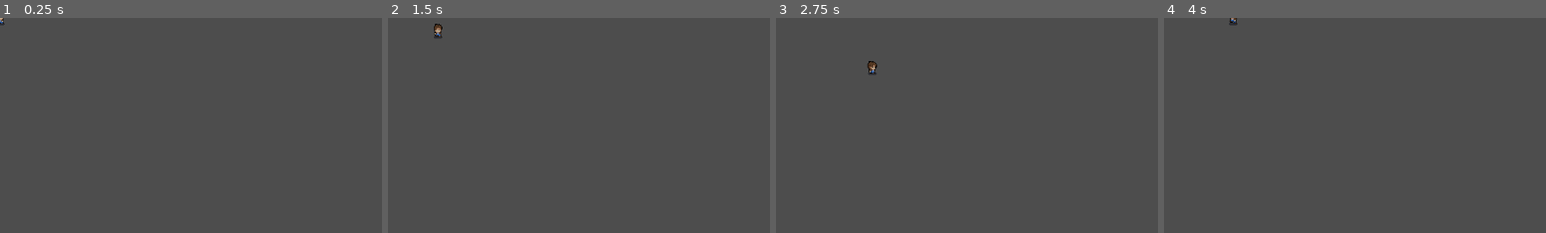
Above: before the commit, frames 1-4 (left to right).
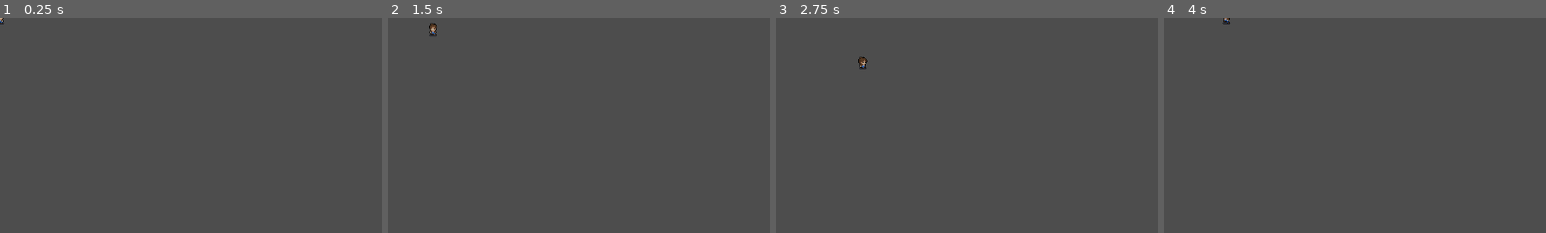
Above: after the commit, the same moments.

Repository: SynKolbasyn/Renaissance_2
Game: Godot game, scene res://scenes/world/world.tscn
Two runs of this game, one before a commit and one after it. Both use one fixed random seed, a clock stepped at 60 frames per second and the inputs below. Before the commit the project starts from res://scenes/player/player.tscn.
Inputs (mouse positions are % of the whole screen's width and height, from its top left):
- Up to frame 1 (0.25 s): no input
- Up to frame 2 (1.5 s): tap Enter at 0.5 s; move the mouse to (72, 45) at 0.52 s; press the mouse at (72, 45) at 0.53 s; hold D (move_right) 0.53-1.28 s; tap Space at 1.25 s; move the mouse to (30, 55) at 1.27 s; release the mouse at (30, 55) at 1.28 s; hold S (move_down) from 1.28 s (still down); click (30, 55) at 1.35 s
- Up to frame 3 (2.75 s): tap Enter at 2 s; move the mouse to (60, 28) at 2.02 s; release S (move_down) at 2.03 s; press the mouse at (60, 28) at 2.03 s; hold D (move_right) from 2.03 s (still down)
- Up to frame 4 (4 s): move the mouse to (45, 70) at 2.77 s; release D (move_right) at 2.78 s; release the mouse at (45, 70) at 2.78 s; hold W (move_up) 2.78-3.53 s; click (45, 70) at 2.85 s; move the mouse to (80, 65) at 3.52 s; press the mouse at (80, 65) at 3.53 s; hold A (move_left) from 3.53 s (still down)
The pictures show only the part of the screen within x 0-50%, y 0-50%; the shares and areas given below are measured in that part.
In our replay, the window is 799x449 before the commit and 800x450 after it. These sizes can differ from the game's own. Grey fills any space a smaller window leaves; there, only what the larger window draws over its background counts as a difference.

The runs differ from the first frame. In frame 1, less than 0.1% of the frame differs, in the area x 0-2%, y 0-4%; in frame 2, 0.2%; in frame 3, 0.2%, in the area x 21-27%, y 18-27%; in frame 4, 0.1%.

Commit message:
feat: Updated player's animations

Diff:
--- a/project.godot
+++ b/project.godot
@@ -11,9 +11,16 @@
 [application]
 
 config/name="Renaissance_2"
-run/main_scene="res://scenes/player/player.tscn"
+config/version="0.0.1"
+run/main_scene="res://scenes/world/world.tscn"
 config/features=PackedStringArray("4.2", "GL Compatibility")
 config/icon="res://icon.svg"
+
+[display]
+
+window/size/viewport_width=1280
+window/size/viewport_height=720
+window/size/mode=3
 
 [input]
 
@@ -37,9 +44,20 @@
 "events": [Object(InputEventKey,"resource_local_to_scene":false,"resource_name":"","device":-1,"window_id":0,"alt_pressed":false,"shift_pressed":false,"ctrl_pressed":false,"meta_pressed":false,"pressed":false,"keycode":0,"physical_keycode":83,"key_label":0,"unicode":115,"echo":false,"script":null)
 ]
 }
+attack={
+"deadzone": 0.5,
+"events": [Object(InputEventMouseButton,"resource_local_to_scene":false,"resource_name":"","device":-1,"window_id":0,"alt_pressed":false,"shift_pressed":false,"ctrl_pressed":false,"meta_pressed":false,"button_mask":1,"position":Vector2(146, 10),"global_position":Vector2(150, 51),"factor":1.0,"button_index":1,"canceled":false,"pressed":true,"double_click":false,"script":null)
+]
+}
+menu={
+"deadzone": 0.5,
+"events": [Object(InputEventKey,"resource_local_to_scene":false,"resource_name":"","device":-1,"window_id":0,"alt_pressed":false,"shift_pressed":false,"ctrl_pressed":false,"meta_pressed":false,"pressed":false,"keycode":0,"physical_keycode":4194305,"key_label":0,"unicode":0,"echo":false,"script":null)
+]
+}
 
 [rendering]
 
 textures/canvas_textures/default_texture_filter=0
 renderer/rendering_method="gl_compatibility"
 renderer/rendering_method.mobile="gl_compatibility"
+textures/vram_compression/import_etc2_astc=true
--- a/scenes/player/player.gd
+++ b/scenes/player/player.gd
@@ -2,7 +2,8 @@
 
 
 @export var speed = 100
-var screen_size
+var screen_size: Vector2
+var direction: String = "down"
 
 
 func _ready():
@@ -11,32 +12,38 @@
 
 func _process(delta):
 	var vel = Vector2.ZERO
-	var animation = ""
+	var animation: String = "run_"
 
 
 	if Input.is_action_pressed("move_left"):
 		vel.x -= 1
 		$AnimatedSprite2D.flip_h = true
-		animation = "run_side"
+		direction = "side"
+
 	if Input.is_action_pressed("move_right"):
 		vel.x += 1
 		$AnimatedSprite2D.flip_h = false
-		animation = "run_side"
+		direction = "side"
+
 	if Input.is_action_pressed("move_up"):
 		vel.y -= 1
-		animation = "run_up"
+		direction = "up"
+
 	if Input.is_action_pressed("move_down"):
 		vel.y += 1
-		animation = "run_down"
+		direction = "down"
+
+	if Input.is_action_pressed("attack"):
+		pass
 
 
 	if vel.length() > 0:
 		vel = vel.normalized() * speed
 	else:
-		animation = "idle_front"
+		animation = "idle_"
 
 
-	$AnimatedSprite2D.play(animation)
+	$AnimatedSprite2D.play(animation + direction)
 
 
 	position += vel * delta
--- a/scenes/player/player.tscn
+++ b/scenes/player/player.tscn
@@ -7,54 +7,6 @@
 radius = 6.5
 height = 21.0
 
-[sub_resource type="AtlasTexture" id="AtlasTexture_1x3ma"]
-atlas = ExtResource("1_4lu54")
-region = Rect2(0, 288, 48, 48)
-
-[sub_resource type="AtlasTexture" id="AtlasTexture_dcgf3"]
-atlas = ExtResource("1_4lu54")
-region = Rect2(48, 288, 48, 48)
-
-[sub_resource type="AtlasTexture" id="AtlasTexture_lnvxs"]
-atlas = ExtResource("1_4lu54")
-region = Rect2(96, 288, 48, 48)
-
-[sub_resource type="AtlasTexture" id="AtlasTexture_a3cbw"]
-atlas = ExtResource("1_4lu54")
-region = Rect2(144, 288, 48, 48)
-
-[sub_resource type="AtlasTexture" id="AtlasTexture_e2hp3"]
-atlas = ExtResource("1_4lu54")
-region = Rect2(0, 336, 48, 48)
-
-[sub_resource type="AtlasTexture" id="AtlasTexture_v7tma"]
-atlas = ExtResource("1_4lu54")
-region = Rect2(48, 336, 48, 48)
-
-[sub_resource type="AtlasTexture" id="AtlasTexture_d2oad"]
-atlas = ExtResource("1_4lu54")
-region = Rect2(96, 336, 48, 48)
-
-[sub_resource type="AtlasTexture" id="AtlasTexture_ol3t2"]
-atlas = ExtResource("1_4lu54")
-region = Rect2(144, 336, 48, 48)
-
-[sub_resource type="AtlasTexture" id="AtlasTexture_nw7pe"]
-atlas = ExtResource("1_4lu54")
-region = Rect2(0, 384, 48, 48)
-
-[sub_resource type="AtlasTexture" id="AtlasTexture_q4tql"]
-atlas = ExtResource("1_4lu54")
-region = Rect2(48, 384, 48, 48)
-
-[sub_resource type="AtlasTexture" id="AtlasTexture_sw4cl"]
-atlas = ExtResource("1_4lu54")
-region = Rect2(96, 384, 48, 48)
-
-[sub_resource type="AtlasTexture" id="AtlasTexture_gim26"]
-atlas = ExtResource("1_4lu54")
-region = Rect2(144, 384, 48, 48)
-
 [sub_resource type="AtlasTexture" id="AtlasTexture_dhgfs"]
 atlas = ExtResource("1_4lu54")
 region = Rect2(0, 432, 48, 48)
@@ -67,6 +19,54 @@
 atlas = ExtResource("1_4lu54")
 region = Rect2(96, 432, 48, 48)
 
+[sub_resource type="AtlasTexture" id="AtlasTexture_424vv"]
+atlas = ExtResource("1_4lu54")
+region = Rect2(0, 0, 48, 48)
+
+[sub_resource type="AtlasTexture" id="AtlasTexture_wyp5s"]
+atlas = ExtResource("1_4lu54")
+region = Rect2(48, 0, 48, 48)
+
+[sub_resource type="AtlasTexture" id="AtlasTexture_jrsqa"]
+atlas = ExtResource("1_4lu54")
+region = Rect2(96, 0, 48, 48)
+
+[sub_resource type="AtlasTexture" id="AtlasTexture_d4o5x"]
+atlas = ExtResource("1_4lu54")
+region = Rect2(144, 0, 48, 48)
+
+[sub_resource type="AtlasTexture" id="AtlasTexture_fuy26"]
+atlas = ExtResource("1_4lu54")
+region = Rect2(192, 0, 48, 48)
+
+[sub_resource type="AtlasTexture" id="AtlasTexture_j12w6"]
+atlas = ExtResource("1_4lu54")
+region = Rect2(240, 0, 48, 48)
+
+[sub_resource type="AtlasTexture" id="AtlasTexture_24t5l"]
+atlas = ExtResource("1_4lu54")
+region = Rect2(0, 48, 48, 48)
+
+[sub_resource type="AtlasTexture" id="AtlasTexture_d8xpd"]
+atlas = ExtResource("1_4lu54")
+region = Rect2(48, 48, 48, 48)
+
+[sub_resource type="AtlasTexture" id="AtlasTexture_i280u"]
+atlas = ExtResource("1_4lu54")
+region = Rect2(96, 48, 48, 48)
+
+[sub_resource type="AtlasTexture" id="AtlasTexture_10bjg"]
+atlas = ExtResource("1_4lu54")
+region = Rect2(144, 48, 48, 48)
+
+[sub_resource type="AtlasTexture" id="AtlasTexture_gtolt"]
+atlas = ExtResource("1_4lu54")
+region = Rect2(192, 48, 48, 48)
+
+[sub_resource type="AtlasTexture" id="AtlasTexture_qdr0y"]
+atlas = ExtResource("1_4lu54")
+region = Rect2(240, 48, 48, 48)
+
 [sub_resource type="AtlasTexture" id="AtlasTexture_p3rd3"]
 atlas = ExtResource("1_4lu54")
 region = Rect2(0, 96, 48, 48)
@@ -90,54 +90,6 @@
 [sub_resource type="AtlasTexture" id="AtlasTexture_vkbfj"]
 atlas = ExtResource("1_4lu54")
 region = Rect2(240, 96, 48, 48)
-
-[sub_resource type="AtlasTexture" id="AtlasTexture_424vv"]
-atlas = ExtResource("1_4lu54")
-region = Rect2(0, 0, 48, 48)
-
-[sub_resource type="AtlasTexture" id="AtlasTexture_wyp5s"]
-atlas = ExtResource("1_4lu54")
-region = Rect2(48, 0, 48, 48)
-
-[sub_resource type="AtlasTexture" id="AtlasTexture_jrsqa"]
-atlas = ExtResource("1_4lu54")
-region = Rect2(96, 0, 48, 48)
-
-[sub_resource type="AtlasTexture" id="AtlasTexture_d4o5x"]
-atlas = ExtResource("1_4lu54")
-region = Rect2(144, 0, 48, 48)
-
-[sub_resource type="AtlasTexture" id="AtlasTexture_fuy26"]
-atlas = ExtResource("1_4lu54")
-region = Rect2(192, 0, 48, 48)
-
-[sub_resource type="AtlasTexture" id="AtlasTexture_j12w6"]
-atlas = ExtResource("1_4lu54")
-region = Rect2(240, 0, 48, 48)
-
-[sub_resource type="AtlasTexture" id="AtlasTexture_24t5l"]
-atlas = ExtResource("1_4lu54")
-region = Rect2(0, 48, 48, 48)
-
-[sub_resource type="AtlasTexture" id="AtlasTexture_d8xpd"]
-atlas = ExtResource("1_4lu54")
-region = Rect2(48, 48, 48, 48)
-
-[sub_resource type="AtlasTexture" id="AtlasTexture_i280u"]
-atlas = ExtResource("1_4lu54")
-region = Rect2(96, 48, 48, 48)
-
-[sub_resource type="AtlasTexture" id="AtlasTexture_10bjg"]
-atlas = ExtResource("1_4lu54")
-region = Rect2(144, 48, 48, 48)
-
-[sub_resource type="AtlasTexture" id="AtlasTexture_gtolt"]
-atlas = ExtResource("1_4lu54")
-region = Rect2(192, 48, 48, 48)
-
-[sub_resource type="AtlasTexture" id="AtlasTexture_qdr0y"]
-atlas = ExtResource("1_4lu54")
-region = Rect2(240, 48, 48, 48)
 
 [sub_resource type="AtlasTexture" id="AtlasTexture_ylksd"]
 atlas = ExtResource("1_4lu54")
@@ -213,57 +165,6 @@
 
 [sub_resource type="SpriteFrames" id="SpriteFrames_juxc2"]
 animations = [{
-"frames": [{
-"duration": 1.0,
-"texture": SubResource("AtlasTexture_1x3ma")
-}, {
-"duration": 1.0,
-"texture": SubResource("AtlasTexture_dcgf3")
-}, {
-"duration": 1.0,
-"texture": SubResource("AtlasTexture_lnvxs")
-}, {
-"duration": 1.0,
-"texture": SubResource("AtlasTexture_a3cbw")
-}],
-"loop": false,
-"name": &"attack_down",
-"speed": 8.0
-}, {
-"frames": [{
-"duration": 1.0,
-"texture": SubResource("AtlasTexture_e2hp3")
-}, {
-"duration": 1.0,
-"texture": SubResource("AtlasTexture_v7tma")
-}, {
-"duration": 1.0,
-"texture": SubResource("AtlasTexture_d2oad")
-}, {
-"duration": 1.0,
-"texture": SubResource("AtlasTexture_ol3t2")
-}],
-"loop": false,
-"name": &"attack_side",
-"speed": 8.0
-}, {
-"frames": [{
-"duration": 1.0,
-"texture": SubResource("AtlasTexture_nw7pe")
-}, {
-"duration": 1.0,
-"texture": SubResource("AtlasTexture_q4tql")
-}, {
-"duration": 1.0,
-"texture": SubResource("AtlasTexture_sw4cl")
-}, {
-"duration": 1.0,
-"texture": SubResource("AtlasTexture_gim26")
-}],
-"loop": false,
-"name": &"attack_up",
-"speed": 8.0
-}, {
 "frames": [{
 "duration": 1.0,
 "texture": SubResource("AtlasTexture_dhgfs")
@@ -280,6 +181,52 @@
 }, {
 "frames": [{
 "duration": 1.0,
+"texture": SubResource("AtlasTexture_424vv")
+}, {
+"duration": 1.0,
+"texture": SubResource("AtlasTexture_wyp5s")
+}, {
+"duration": 1.0,
+"texture": SubResource("AtlasTexture_jrsqa")
+}, {
+"duration": 1.0,
+"texture": SubResource("AtlasTexture_d4o5x")
+}, {
+"duration": 1.0,
+"texture": SubResource("AtlasTexture_fuy26")
+}, {
+"duration": 1.0,
+"texture": SubResource("AtlasTexture_j12w6")
+}],
+"loop": true,
+"name": &"idle_down",
+"speed": 5.0
+}, {
+"frames": [{
+"duration": 1.0,
+"texture": SubResource("AtlasTexture_24t5l")
+}, {
+"duration": 1.0,
+"texture": SubResource("AtlasTexture_d8xpd")
+}, {
+"duration": 1.0,
+"texture": SubResource("AtlasTexture_i280u")
+}, {
+"duration": 1.0,
+"texture": SubResource("AtlasTexture_10bjg")
+}, {
+"duration": 1.0,
+"texture": SubResource("AtlasTexture_gtolt")
+}, {
+"duration": 1.0,
+"texture": SubResource("AtlasTexture_qdr0y")
+}],
+"loop": true,
+"name": &"idle_side",
+"speed": 5.0
+}, {
+"frames": [{
+"duration": 1.0,
 "texture": SubResource("AtlasTexture_p3rd3")
 }, {
 "duration": 1.0,
@@ -298,53 +245,7 @@
 "texture": SubResource("AtlasTexture_vkbfj")
 }],
 "loop": true,
-"name": &"idle_back",
-"speed": 5.0
-}, {
-"frames": [{
-"duration": 1.0,
-"texture": SubResource("AtlasTexture_424vv")
-}, {
-"duration": 1.0,
-"texture": SubResource("AtlasTexture_wyp5s")
-}, {
-"duration": 1.0,
-"texture": SubResource("AtlasTexture_jrsqa")
-}, {
-"duration": 1.0,
-"texture": SubResource("AtlasTexture_d4o5x")
-}, {
-"duration": 1.0,
-"texture": SubResource("AtlasTexture_fuy26")
-}, {
-"duration": 1.0,
-"texture": SubResource("AtlasTexture_j12w6")
-}],
-"loop": true,
-"name": &"idle_front",
-"speed": 5.0
-}, {
-"frames": [{
-"duration": 1.0,
-"texture": SubResource("AtlasTexture_24t5l")
-}, {
-"duration": 1.0,
-"texture": SubResource("AtlasTexture_d8xpd")
-}, {
-"duration": 1.0,
-"texture": SubResource("AtlasTexture_i280u")
-}, {
-"duration": 1.0,
-"texture": SubResource("AtlasTexture_10bjg")
-}, {
-"duration": 1.0,
-"texture": SubResource("AtlasTexture_gtolt")
-}, {
-"duration": 1.0,
-"texture": SubResource("AtlasTexture_qdr0y")
-}],
-"loop": true,
-"name": &"idle_side",
+"name": &"idle_up",
 "speed": 5.0
 }, {
 "frames": [{
@@ -427,4 +328,4 @@
 [node name="AnimatedSprite2D" type="AnimatedSprite2D" parent="."]
 position = Vector2(0, -8)
 sprite_frames = SubResource("SpriteFrames_juxc2")
-animation = &"idle_front"
+animation = &"idle_down"
--- /dev/null
+++ b/scenes/world/world.gd
@@ -0,0 +1,6 @@
+extends Node2D
+
+
+func _process(_delta):
+	if Input.is_action_pressed("menu"):
+		get_tree().quit()
--- a/scenes/world/world.tscn
+++ b/scenes/world/world.tscn
@@ -1,3 +1,9 @@
-[gd_scene format=3 uid="uid://8nflik7ahyvi"]
+[gd_scene load_steps=3 format=3 uid="uid://8nflik7ahyvi"]
+
+[ext_resource type="Script" path="res://scenes/world/world.gd" id="1_x30wv"]
+[ext_resource type="PackedScene" uid="uid://d3vv8qwrvbt82" path="res://scenes/player/player.tscn" id="1_y8xur"]
 
 [node name="World" type="Node2D"]
+script = ExtResource("1_x30wv")
+
+[node name="Player" parent="." instance=ExtResource("1_y8xur")]
Not shown, added: export_presets.cfg
Not shown: 1 places in scenes/player/player.tscn that only renumber resources
Not shown, changed: .gitignore
